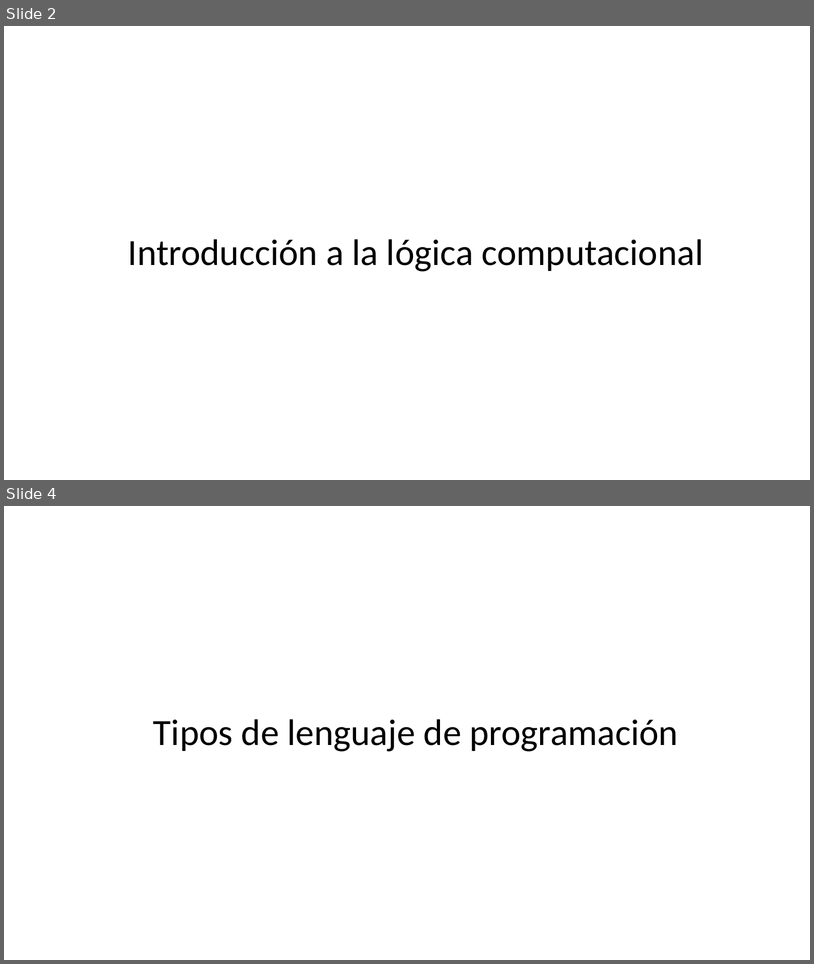
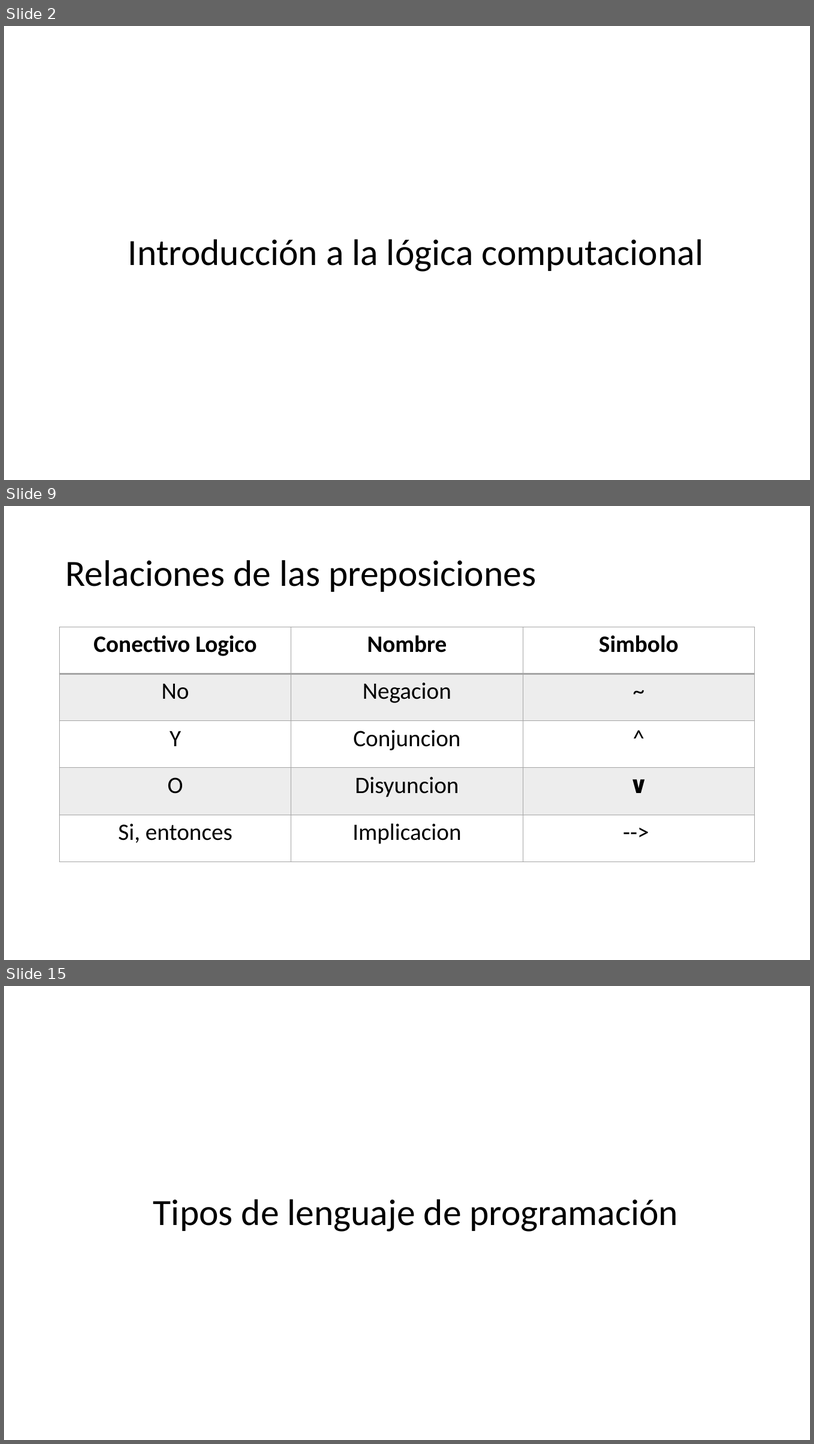
Before and after one commit to jcontrolresearch/StructuredProgramming, a slide deck: Slides/Chapter1-Overview/[1.1]Programming_Lenguages.pptx. Shown one above the other, each under a label of ours: slides 2 and 4 before the commit, slides 2, 9 and 15 after it; the slides between them are not shown. The pictures are 814x964 and 814x1444 pixels, drawn with LibreOffice and Linux fonts; fonts in the diff are those of the drawing. Boxes give left, top, right and bottom in pixels: in the first picture for what was removed or moved away, otherwise in the second. Text is boxed around its words. In the diff, an @@ line names an element or a change of style, - is before the commit and + after.

```diff
--- a/Slides/Chapter1-Overview/[1.1]Programming_Lenguages.pptx
+++ b/Slides/Chapter1-Overview/[1.1]Programming_Lenguages.pptx
@@ slide 9 added at <box>4,506,810,960</box>, background #FFFFFF @@
@@ title added at <box>65,560,536,592</box>, 44 pt, text #000000 @@
+Relaciones de las preposiciones
@@ table added at <box>60,627,755,862</box>, 5 rows, 3 columns @@
+Conectivo Logico | Nombre | Simbolo
+No | Negacion | ~
+Y | Conjuncion | ^
+O | Disyuncion | ∨
+Si, entonces | Implicacion | -->
@@ what was slide 4 is now slide 15 @@
```
Also in this commit, not shown: 11 other slides added, 1 slide removed.
